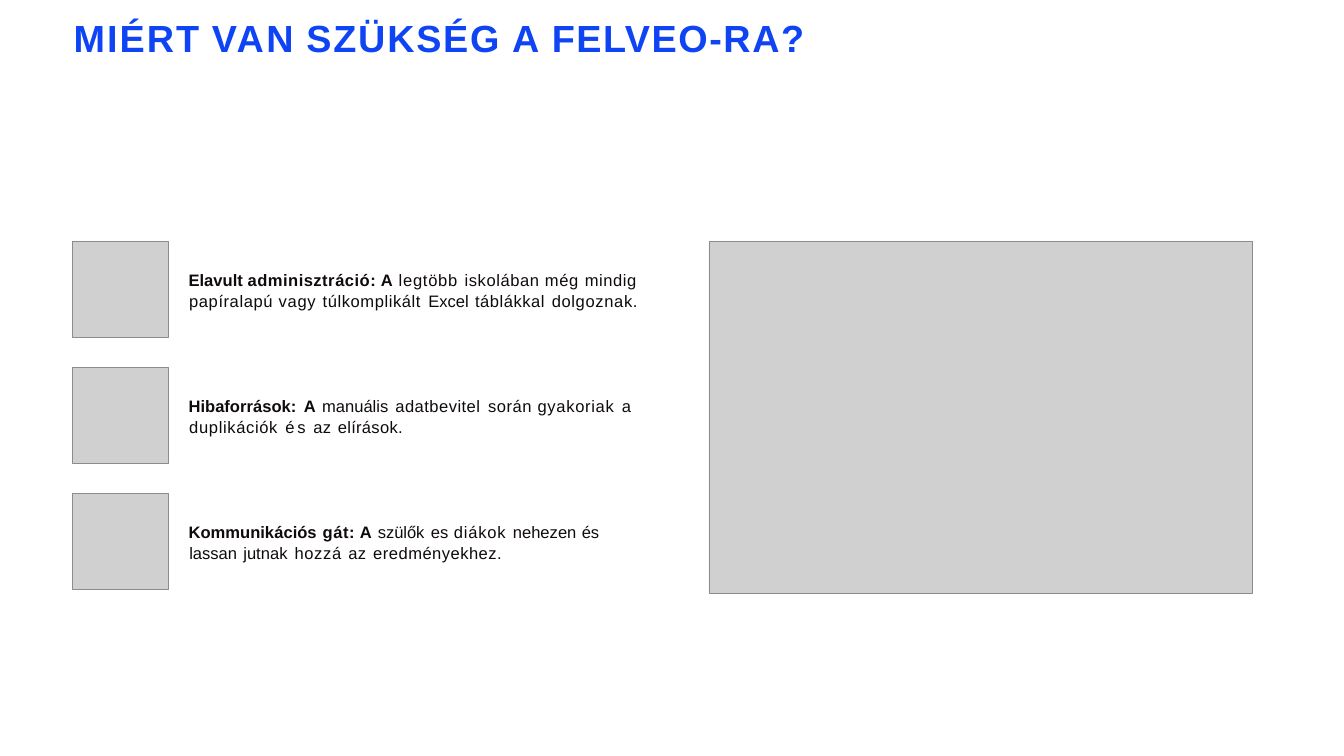
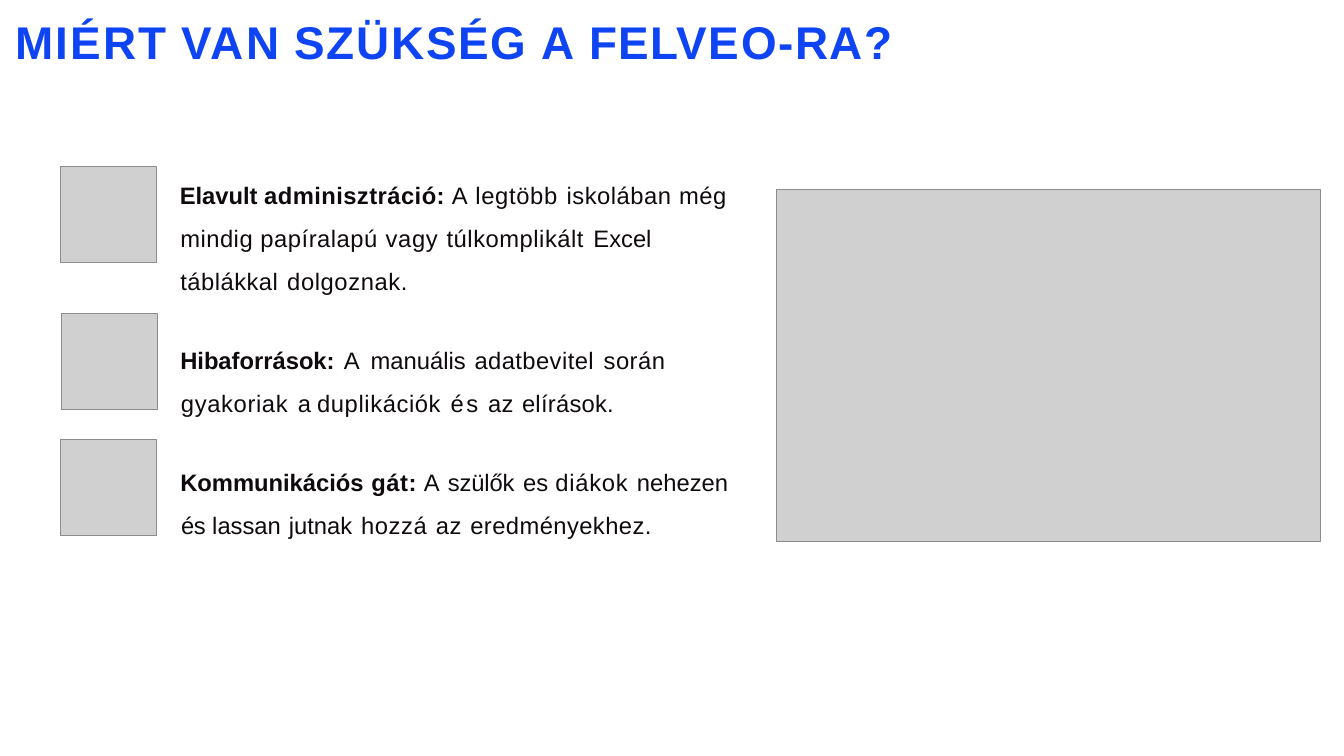
Before and after one commit to Fotelharc0s/Felveo, a slide deck: slide 2 of Docs/Hivatalos PPT_Felveo .pptx. Drawn at 1344x756 pixels with LibreOffice and Linux fonts; fonts in the diff are those of the drawing; grey boxes stand for pictures. Boxes give left, top, right and bottom in pixels: in the first picture for what was removed or moved away, otherwise in the second. Text is boxed around its words. In the diff, an @@ line names an element or a change of style, - is before the commit and + after.

```diff
--- a/Docs/Hivatalos PPT_Felveo .pptx
+++ b/Docs/Hivatalos PPT_Felveo .pptx
@@ title "MIÉRT VAN SZÜKSÉG A FELVEO-RA?": place and size @@
-title "MIÉRT VAN SZÜKSÉG A FELVEO-RA?" at (74,22,804,53)
+title "MIÉRT VAN SZÜKSÉG A FELVEO-RA?" at (16,23,892,60)
@@ title "MIÉRT VAN SZÜKSÉG A FELVEO-RA?" at (16,23,892,60): size 44.5 to 54 pt @@
@@ picture: place and size @@
-picture at (73,241,169,337)
+picture at (61,166,156,262)
@@ text "Elavult adminisztráció: A legtöbb iskolában ...": place and size @@
-text "Elavult adminisztráció: A legtöbb iskolában ..." at (189,273,638,310)
+text "Elavult adminisztráció: A legtöbb iskolában ..." at (180,186,726,295)
@@ text "Elavult adminisztráció: A legtöbb iskolában ..." at (180,186,726,295): size 19.5 to 28 pt; letter spacing 0 to -0.2 pt, bold off in "A"; line spacing 24.8pt to 1.5 @@
@@ picture: place and size @@
-picture at (709,241,1253,593)
+picture at (776,189,1320,542)
@@ picture: place and size @@
-picture at (73,367,169,463)
+picture at (62,314,158,409)
@@ text "Hibaforrások: A manuális adatbevitel során ...": place and size @@
-text "Hibaforrások: A manuális adatbevitel során ..." at (189,399,631,437)
+text "Hibaforrások: A manuális adatbevitel során ..." at (180,351,665,417)
@@ text "Hibaforrások: A manuális adatbevitel során ..." at (180,351,665,417): size 19.5 to 28 pt; letter spacing 0 to 3.2 pt, bold off in "A"; line spacing 24.8pt to 1.5 @@
@@ picture: place and size @@
-picture at (73,494,169,590)
+picture at (61,439,156,535)
@@ text "Kommunikációs gát: A szülők es ...": place and size @@
-text "Kommunikációs gát: A szülők es ..." at (189,525,599,563)
+text "Kommunikációs gát: A szülők es ..." at (180,473,728,539)
@@ text "Kommunikációs gát: A szülők es ..." at (180,473,728,539): size 19.5 to 28 pt; letter spacing 0 to 0.2 pt, bold off in "A"; line spacing 24.8pt to 1.5 @@
```
Also in this commit, not shown: 10 other slides changed, 1 slide removed, 5 other files.
